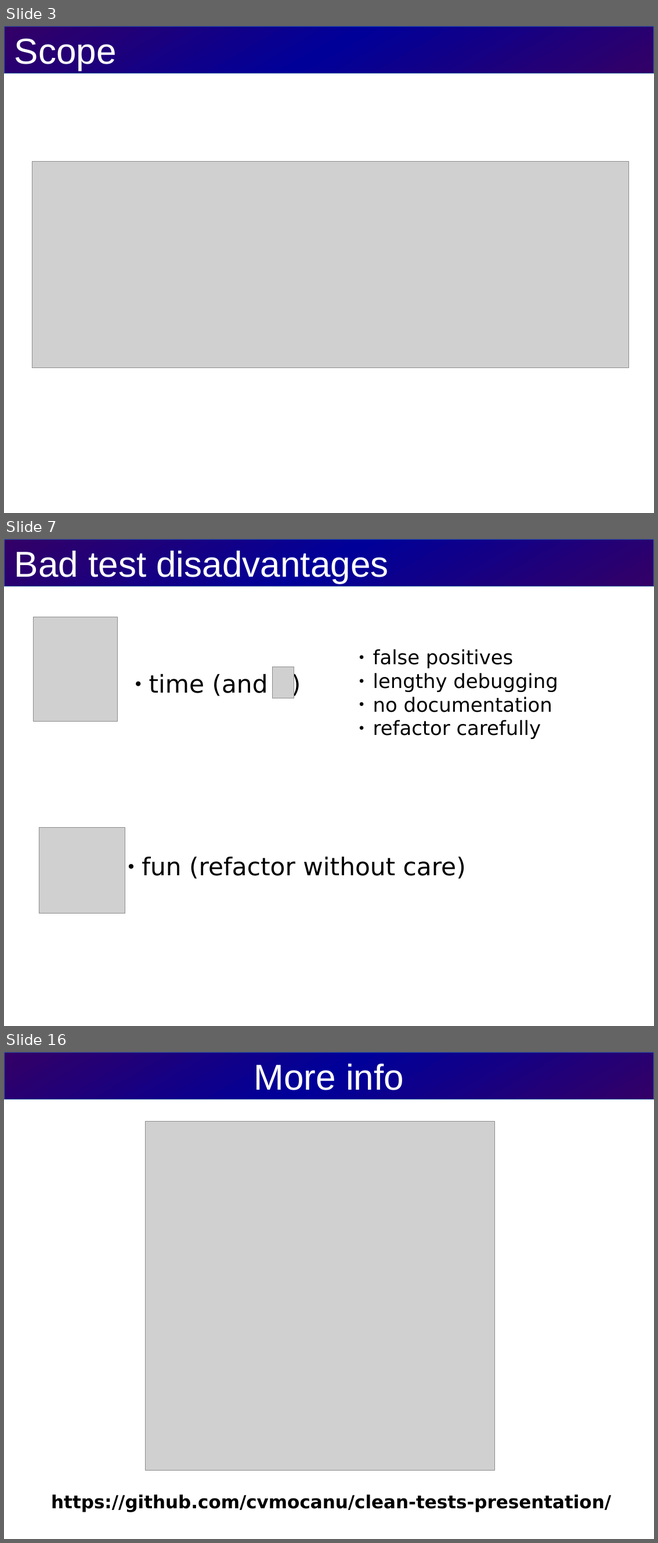
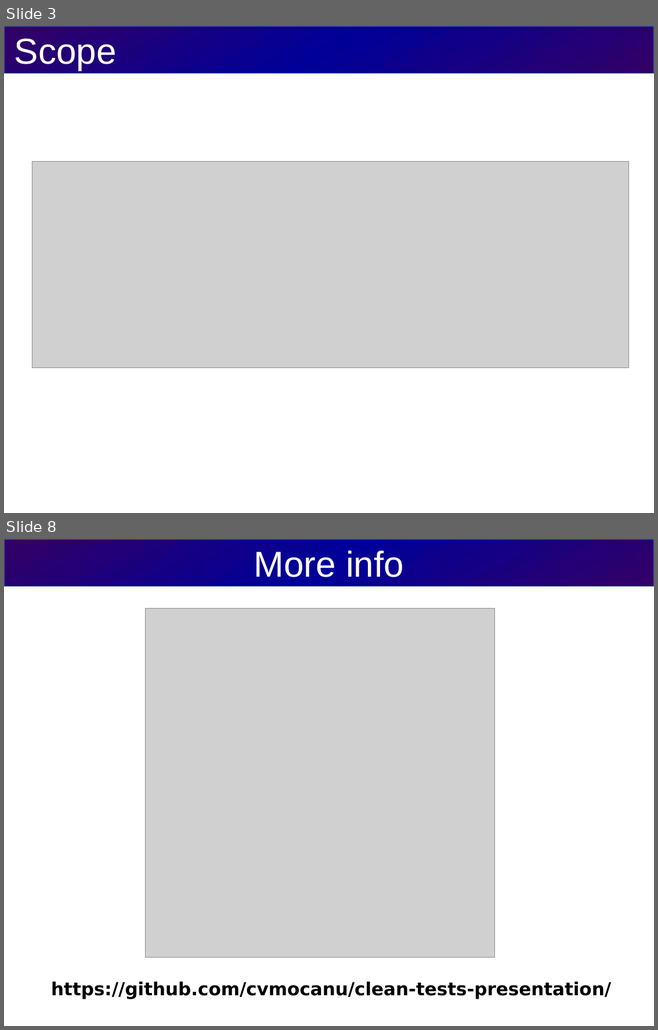
Before and after one commit to cvmocanu/clean-tests-presentation, a slide deck: src/presentation/clean-tests-presentation.odp. Shown one above the other, each under a label of ours: slides 3, 7 and 16 before the commit, slides 3 and 8 after it; the slides between them are not shown. The pictures are 658x1543 and 658x1030 pixels, drawn with LibreOffice and Linux fonts; fonts in the diff are those of the drawing; grey boxes stand for pictures. Boxes give left, top, right and bottom in pixels: in the first picture for what was removed or moved away, otherwise in the second. Text is boxed around its words. In the diff, an @@ line names an element or a change of style, - is before the commit and + after.

```diff
--- a/src/presentation/clean-tests-presentation.odp
+++ b/src/presentation/clean-tests-presentation.odp
@@ slide 7 removed at (x1=4, y1=539, x2=654, y2=1026), background #FFFFFF @@
@@ title removed at (x1=4, y1=539, x2=654, y2=586) @@
-Bad test disadvantages
@@ picture removed at (x1=34, y1=617, x2=117, y2=722) @@
@@ text removed at (x1=373, y1=649, x2=557, y2=739) @@
-● false positives
-● lengthy debugging
-● no documentation
-● refactor carefully
@@ subtitle removed at (x1=149, y1=674, x2=268, y2=696) @@
-● time (and )
@@ picture removed at (x1=272, y1=667, x2=294, y2=698) @@
@@ picture removed at (x1=39, y1=828, x2=125, y2=913) @@
@@ text removed at (x1=141, y1=857, x2=466, y2=879) @@
-● fun (refactor without care)
@@ what was slide 16 is now slide 8 @@
```
Also in this commit, not shown: 4 slides changed, 1 slide added, 8 other slides removed, 1 other file.
